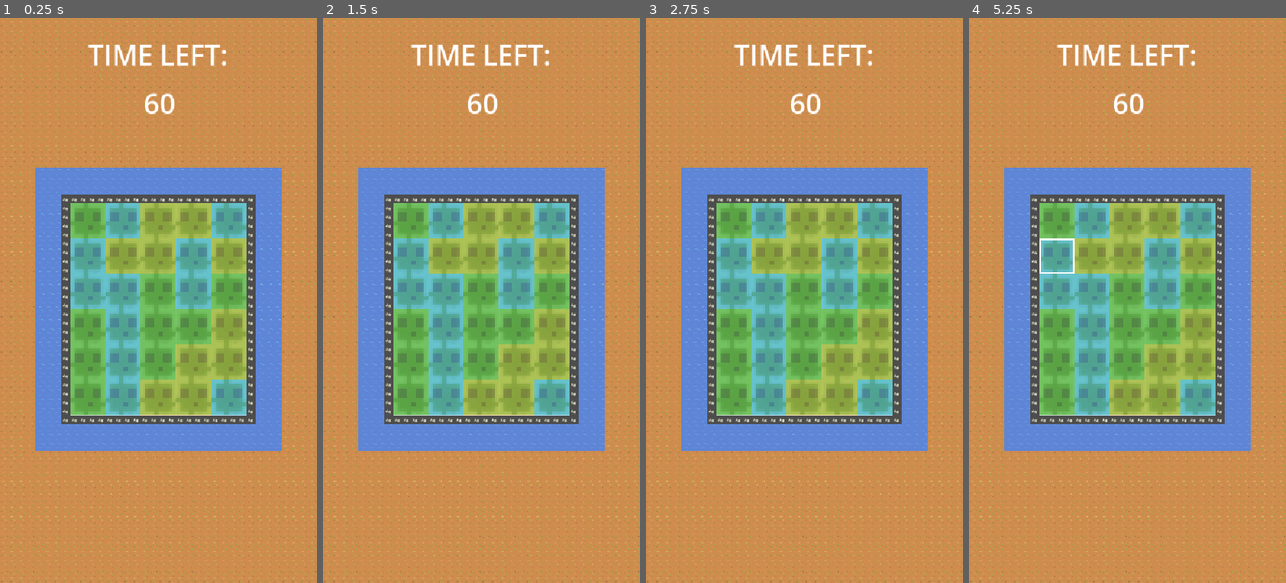
Above: before the commit, frames 1-4 (left to right).
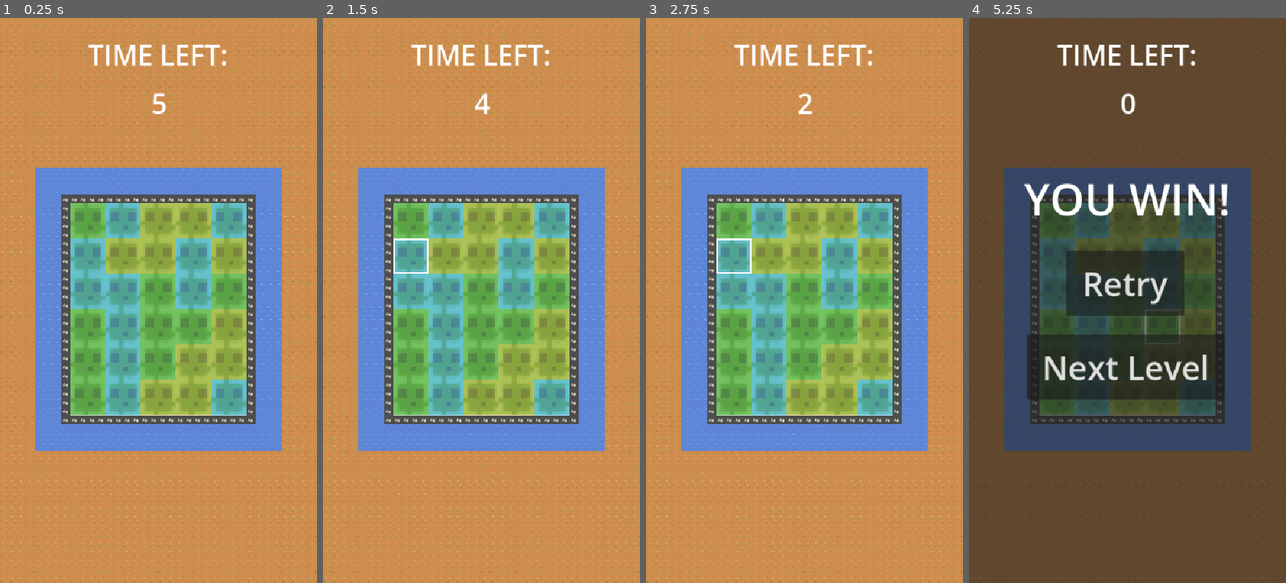
Above: after the commit, the same moments.

Repository: EliJ0y/Slime-Slider
Game: Godot game, scene res://Scenes/Levels/level_1.tscn
Two runs of this game, one before a commit and one after it. Both use one fixed random seed, a clock stepped at 60 frames per second and the inputs below.
Inputs (mouse positions are in pixels of both pictures, inside the frame that each line leads up to):
- Up to frame 1 (0.25 s): no input
- Up to frame 2 (1.5 s): click (411, 221) at 0.52 s; tap Enter at 1.25 s; move the mouse to (551, 272) at 1.27 s; hold D (right) from 1.28 s (still down); tap Alt at 1.35 s; click (551, 272) at 1.42 s
- Up to frame 3 (2.75 s): tap Space at 2 s; move the mouse to (741, 328) at 2.02 s; release D (right) at 2.03 s; hold S (down) from 2.03 s (still down); tap Shift at 2.1 s
- Up to frame 4 (5.25 s): tap Enter at 2.75, 4.25 s; move the mouse to (1159, 176) at 2.77 s; release S (down) at 2.78 s; hold D (right) 2.78-3.53 s; tap Alt at 2.85, 4.35 s; tap Space at 3.5, 5 s; move the mouse to (1111, 413) at 3.52 s; hold W (up) 3.53-4.28 s; tap Shift at 3.6, 5.1 s; click (1111, 413) at 3.67 s; move the mouse to (1222, 385) at 4.27 s; hold A (left) from 4.28 s (still down); move the mouse to (1032, 215) at 5.02 s

The runs differ from the first frame. In frame 1, 0.2% of the frame differs, in the area x 45-56%, y 13-17%; in frame 2, 0.3%; in frame 3, 0.3%; in frame 4, 99%, in the area x 0-100%, y 0-100%.

Commit message:
timer & you win/game over screen

Diff:
--- a/slime-slider/Resources/level_1.tres
+++ b/slime-slider/Resources/level_1.tres
@@ -5,4 +5,5 @@
 [resource]
 script = ExtResource("1_ndbar")
 glow_time = 3.0
+level_time = 5.0
 metadata/_custom_type_script = "uid://dw33cjmt772pb"
--- a/slime-slider/Scenes/Levels/level_1.tscn
+++ b/slime-slider/Scenes/Levels/level_1.tscn
@@ -3,6 +3,8 @@
 [ext_resource type="Texture2D" uid="uid://50iagn18g2o4" path="res://Assets/BaseSet.png" id="2_4dpyx"]
 [ext_resource type="Resource" uid="uid://ddn5pc76ojmba" path="res://Resources/level_1.tres" id="4_cyadu"]
 [ext_resource type="PackedScene" uid="uid://dwabxrcbtrokp" path="res://Scenes/game_manager.tscn" id="4_iixi8"]
+[ext_resource type="PackedScene" uid="uid://duy1e72p13lx4" path="res://Scenes/UI/game_over_screen.tscn" id="4_xgxfi"]
+[ext_resource type="PackedScene" uid="uid://cl7jabvd81cfv" path="res://Scenes/UI/you_win_screen.tscn" id="5_5f3p6"]
 
 [sub_resource type="GDScript" id="GDScript_3mqfk"]
 script/source = "extends Node2D
@@ -1203,11 +1205,10 @@
 sources/0 = SubResource("TileSetAtlasSource_3mqfk")
 
 [node name="Level 1" type="Node2D" unique_id=1685067880]
-position = Vector2(8, 0)
 script = SubResource("GDScript_3mqfk")
 
 [node name="TileMapLayer" type="TileMapLayer" parent="." unique_id=670428057]
-position = Vector2(-328, 144)
+position = Vector2(-320, 144)
 tile_map_data = PackedByteArray("AAAgAAwAAAAHABMAAAAgAA0AAAAHABMAAAAgAA4AAAAHABMAAAAgAA8AAAAHABMAAAAgABAAAAAHABMAAAAgAB …(36784 unchanged characters)…
 tile_set = SubResource("TileSet_4kxuq")
 
@@ -1234,3 +1235,9 @@
 offset_bottom = 190.0
 theme_override_font_sizes/font_size = 50
 horizontal_alignment = 1
+
+[node name="Game Over Screen" parent="." unique_id=1573366527 instance=ExtResource("4_xgxfi")]
+visible = false
+
+[node name="You Win Screen" parent="." unique_id=739753762 instance=ExtResource("5_5f3p6")]
+visible = false
--- /dev/null
+++ b/slime-slider/Scenes/UI/game_over_screen.tscn
@@ -0,0 +1,30 @@
+[gd_scene format=3 uid="uid://duy1e72p13lx4"]
+
+[node name="Game Over Screen" type="Node2D" unique_id=1573366527]
+z_index = 1
+
+[node name="Panel" type="Panel" parent="." unique_id=1337645044]
+anchors_preset = 15
+anchor_right = 1.0
+anchor_bottom = 1.0
+offset_right = 576.0
+offset_bottom = 1024.0
+grow_horizontal = 2
+grow_vertical = 2
+
+[node name="Game Over Text" type="Label" parent="." unique_id=135838513]
+offset_left = 48.0
+offset_top = 272.0
+offset_right = 528.0
+offset_bottom = 382.0
+theme_override_font_sizes/font_size = 80
+text = "GAME OVER!"
+horizontal_alignment = 1
+
+[node name="Retry Button" type="Button" parent="." unique_id=90793528]
+offset_left = 177.0
+offset_top = 422.0
+offset_right = 391.0
+offset_bottom = 540.0
+theme_override_font_sizes/font_size = 60
+text = "Retry"
--- /dev/null
+++ b/slime-slider/Scenes/UI/you_win_screen.tscn
@@ -0,0 +1,38 @@
+[gd_scene format=3 uid="uid://cl7jabvd81cfv"]
+
+[node name="You Win Screen" type="Node2D" unique_id=739753762]
+z_index = 1
+
+[node name="Panel" type="Panel" parent="." unique_id=428382223]
+anchors_preset = 15
+anchor_right = 1.0
+anchor_bottom = 1.0
+offset_right = 576.0
+offset_bottom = 1024.0
+grow_horizontal = 2
+grow_vertical = 2
+
+[node name="Game Over Text" type="Label" parent="." unique_id=1715736344]
+offset_left = 48.0
+offset_top = 272.0
+offset_right = 528.0
+offset_bottom = 382.0
+theme_override_font_sizes/font_size = 80
+text = "YOU WIN!"
+horizontal_alignment = 1
+
+[node name="Retry Button" type="Button" parent="." unique_id=2029904634]
+offset_left = 177.0
+offset_top = 422.0
+offset_right = 391.0
+offset_bottom = 540.0
+theme_override_font_sizes/font_size = 60
+text = "Retry"
+
+[node name="Next Level Button" type="Button" parent="." unique_id=1516081990]
+offset_left = 105.0
+offset_top = 574.0
+offset_right = 465.0
+offset_bottom = 692.0
+theme_override_font_sizes/font_size = 60
+text = "Next Level"
--- a/slime-slider/Scripts/game_manager.gd
+++ b/slime-slider/Scripts/game_manager.gd
@@ -6,6 +6,7 @@
 
 var slimes: Array
 var controlled_slime
+var general_matches_made
 
 func _ready() -> void:
 	$"../CanvasLayer/Time Left Value".text = str(level_settings.level_time)
@@ -16,7 +17,16 @@
 		slime_button.connect("pressed", on_slime_clicked)
 		slime.connect("stopped_glowing", on_slime_stopped_glowing) #gets the signal from slime.gd
 		slime.glow_time = level_settings.glow_time
+
+	await get_tree().create_timer(1.0).timeout
+	pick_glowing_slimes()
 	glowing_slime_cycle()
+
+func _process(delta: float) -> void:
+	if level_settings.level_time > 0:
+		level_settings.level_time -= delta
+		$"../CanvasLayer/Time Left Value".text = str(roundi(level_settings.level_time))
+	win_or_lose()
 
 func spawn_slimes():
 	for x in range(160, 417, 64):
@@ -50,7 +60,7 @@
 
 func glowing_slime_cycle():
 	#gets called in ready and runs during the level to continually pick new glowing slimes
-	while true:
+	while level_settings.level_time > 4:
 		await get_tree().create_timer(level_settings.pick_glow_interval).timeout
 		pick_glowing_slimes()
 
@@ -59,3 +69,10 @@
 	if slime == controlled_slime:
 		controlled_slime.unselect_slime()
 		controlled_slime = null
+
+func win_or_lose():
+	if level_settings.level_time <= 0:
+		#if general_matches_made >= level_settings.general_matches:
+			$"../You Win Screen".visible = true
+		#else:
+			#$"../Game Over Screen".visible = true
--- a/slime-slider/Scripts/levels_resource.gd
+++ b/slime-slider/Scripts/levels_resource.gd
@@ -2,8 +2,8 @@
 
 class_name levels_resource
 
-@export var slimes_count = 30
-@export var glow_time = 2.0
-@export var pick_glow_interval = 3.0
-@export var level_time = 60
-@export var general_matches = 10
+@export var slimes_count: int = 30
+@export var glow_time: float = 2.0
+@export var pick_glow_interval: float = 3.0
+@export var level_time: float = 60
+@export var general_matches: int = 10
